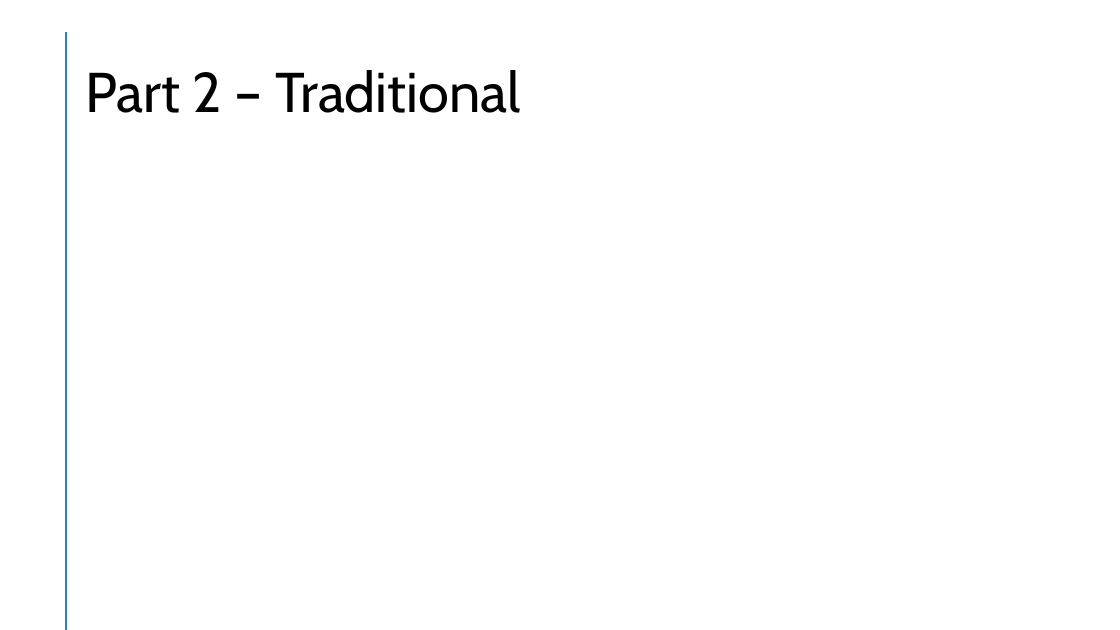
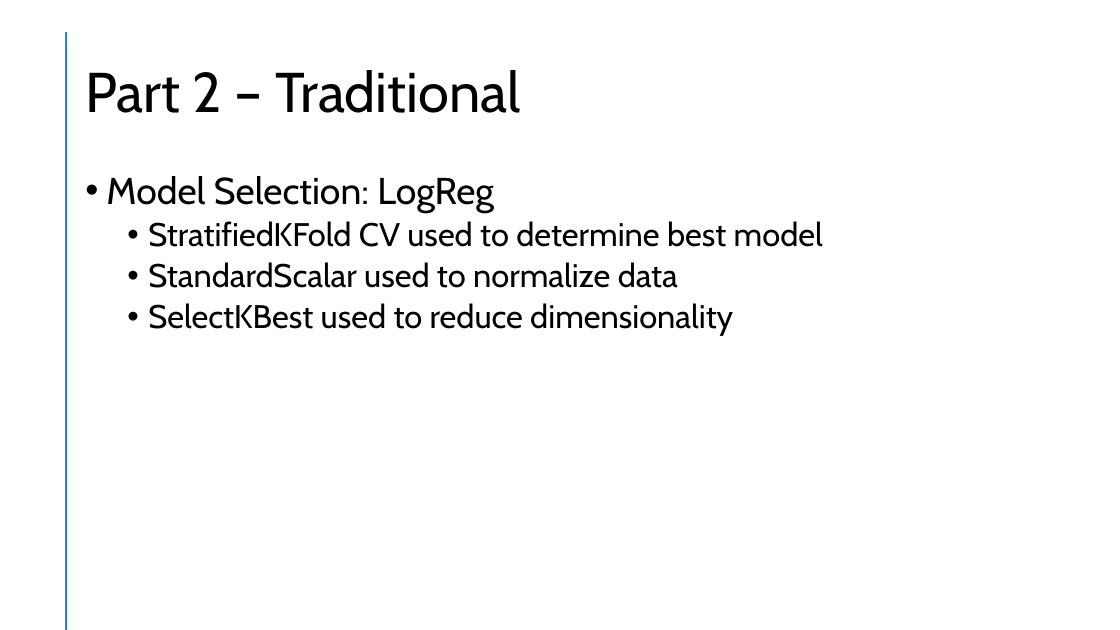
Before and after one commit to jtmilleer/aml_project, a slide deck: slide 4 of Documentation/Final Presentation.pptx (slide 5 before the commit). Drawn at 1120x630 pixels with LibreOffice and Linux fonts; fonts in the diff are those of the drawing. Boxes give left, top, right and bottom in pixels: in the first picture for what was removed or moved away, otherwise in the second. Text is boxed around its words. In the diff, an @@ line names an element or a change of style, - is before the commit and + after.

```diff
--- a/Documentation/Final Presentation.pptx
+++ b/Documentation/Final Presentation.pptx
@@ text added at (106, 176, 823, 336), 28 pt, text #000000 @@
+• Model Selection: LogReg
+  • StratifiedKFold CV used to determine best model
+  • StandardScalar used to normalize data
+  • SelectKBest used to reduce dimensionality
```
Also in this commit, not shown: 1 other slide changed, 1 slide added, 2 slides removed.
